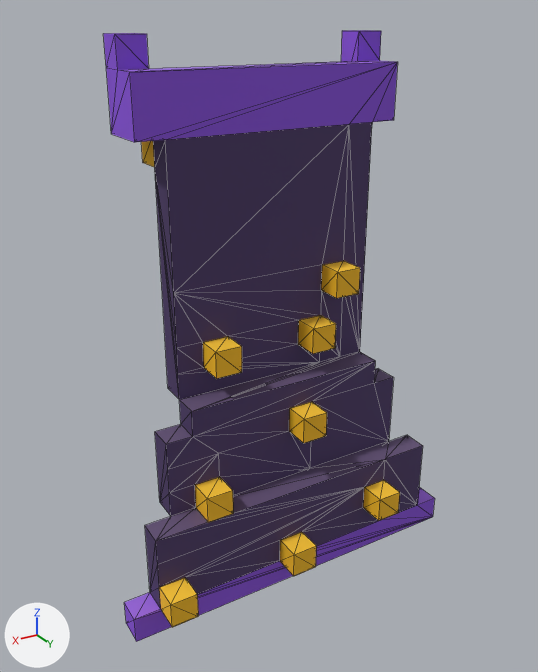
The glTF model assets/voxel/glb/Mage_Cape.glb, before and after one commit.
Rendered twice from a 50 mm camera at (3.33, 5.93, 2.12) aimed at (0.12, 0.58, -0.55). Lighting does not change. The marker at lower left points along +X, +Y and +Z. The older version comes first. Mesh edges are drawn as thin lines. Vertices at exactly the same position are counted once.

The scene before the commit, as lines of its bpy script (objects in view):
```python
me_mage_cape = bpy.data.meshes.new('Mage_Cape')
me_mage_cape.from_pydata(...)  # 140 vertices, 290 faces; spans x -1.75..1.75, y 0.0..1.25, z -3.0..2.0
me_mage_cape.materials.append(mat_cohue_voxel)
ob_mage_cape = bpy.data.objects.new('Mage_Cape', me_mage_cape)
ob_mage_cape.location = (0.0, 0.0, 0.0)
```
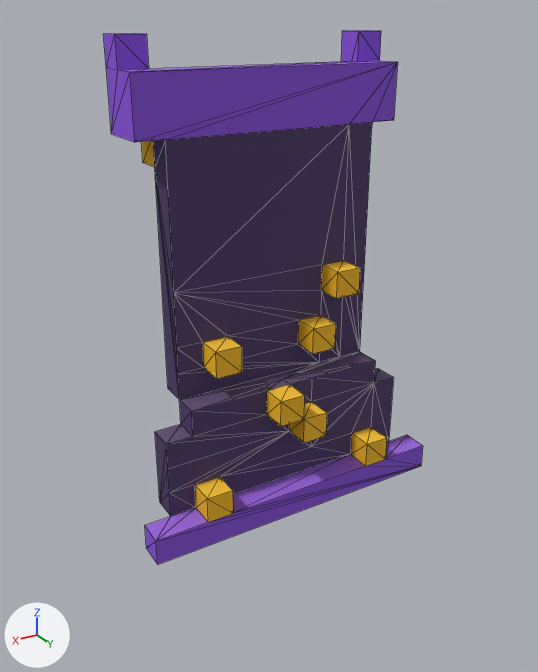
Pixel boxes [x1, y1, x2, y2] of what changed, in the pictures (538 x 672 px; the box of a moved part takes in the faces that stretch with it):
'Mage_Cape', reshaped (13% shorter)
    before: [103, 30, 435, 642]
    after: [103, 30, 423, 565]
part 1 of me_mage_cape, moved or reshaped
    before: [124, 352, 435, 642]
    after: [145, 352, 423, 565]
part 2 of me_mage_cape, recoloured
    both: [145, 435, 423, 541]

Diff of the bpy script that builds the scene:
```diff
--- a/assets/voxel/glb/Mage_Cape.glb.py
+++ b/assets/voxel/glb/Mage_Cape.glb.py
@@ me_mage_cape @@
 # used by ob_mage_cape; location = (0.0, 0.0, 0.0)
-me_mage_cape.from_pydata(...)  # 140 vertices, 290 faces; spans x -1.75..1.75, y 0.0..1.25, z -3.0..2.0
+me_mage_cape.from_pydata(...)  # 121 vertices, 256 faces; spans x -1.5..1.5, y 0.0..1.0, z -2.25..2.0
+# me_mage_cape part 1
+# 38 vertices are removed from x -1.75..1.75, y 0.75..1.25, z -3.0..-1.5
+# 111 faces are deleted
+# 7 vertices are added at x -1.0..0.25, y 0.62..1.0, z -2.0..-1.0
+# 5 new vertices lie (0.25, 0.0, 0.25) away from vertices in x -1.25..0.0, y 0.75..1.0, z -2.0..-1.25
+# 7 new vertices lie (0.0, 0.0, -0.25) away from vertices in x -1.5..1.5, y 0.75..1.0, z -2.0..-1.0
+# 77 new faces join them
+# me_mage_cape part 2: 5 kept faces spanning x -1.5..1.5, y 0.75..1.0, z -2.0 get new vertex colours; the middle colour goes from dark purple #614f74 to purple #9a65df
 me_mage_cape.materials.append(mat_cohue_voxel)
```
